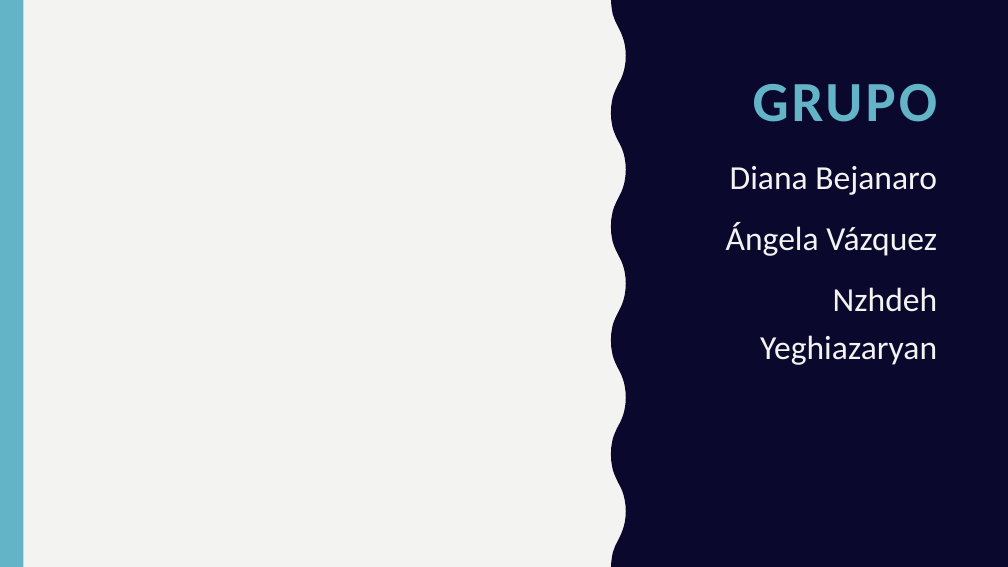
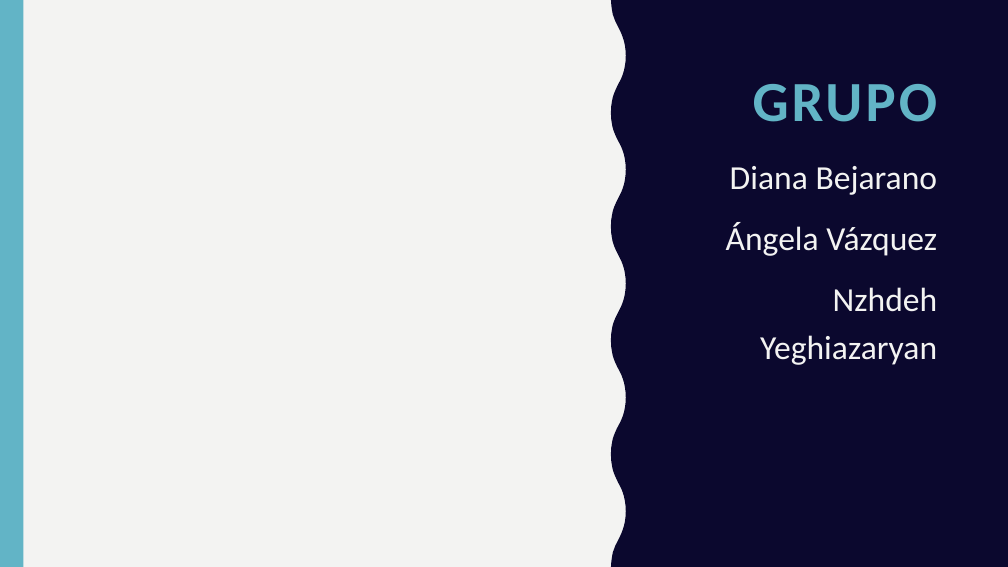
Before and after one commit to randomkwiz/ejercicioApuestasJDBC, a slide deck: slide 10 of ApuestasJDBC.pptx (slide 9 before the commit). Drawn at 1008x567 pixels with LibreOffice and Linux fonts; fonts in the diff are those of the drawing. Boxes give left, top, right and bottom in pixels: in the first picture for what was removed or moved away, otherwise in the second. Text is boxed around its words. In the diff, an @@ line names an element or a change of style, - is before the commit and + after.

```diff
--- a/ApuestasJDBC.pptx
+++ b/ApuestasJDBC.pptx
@@ text at [730,166,938,195]: text changed @@
-Diana Bejanaro
+Diana Bejarano
```
Also in this commit, not shown: 5 other slides changed, 1 slide added.
